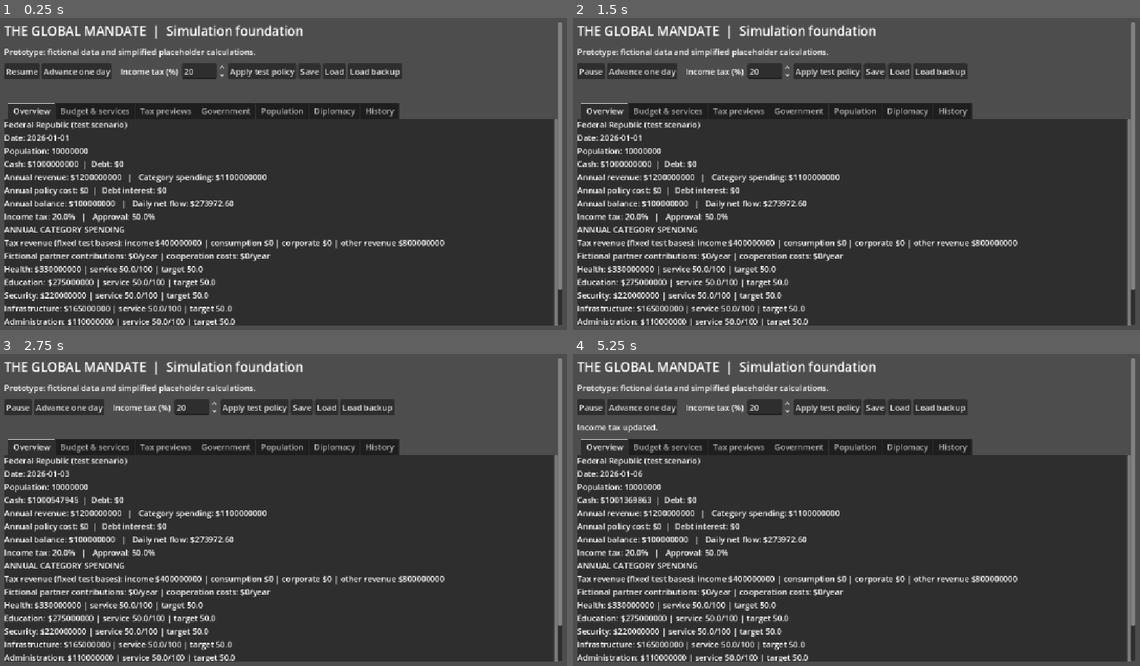
Above: before the commit, frames 1-4 (two rows, left to right).
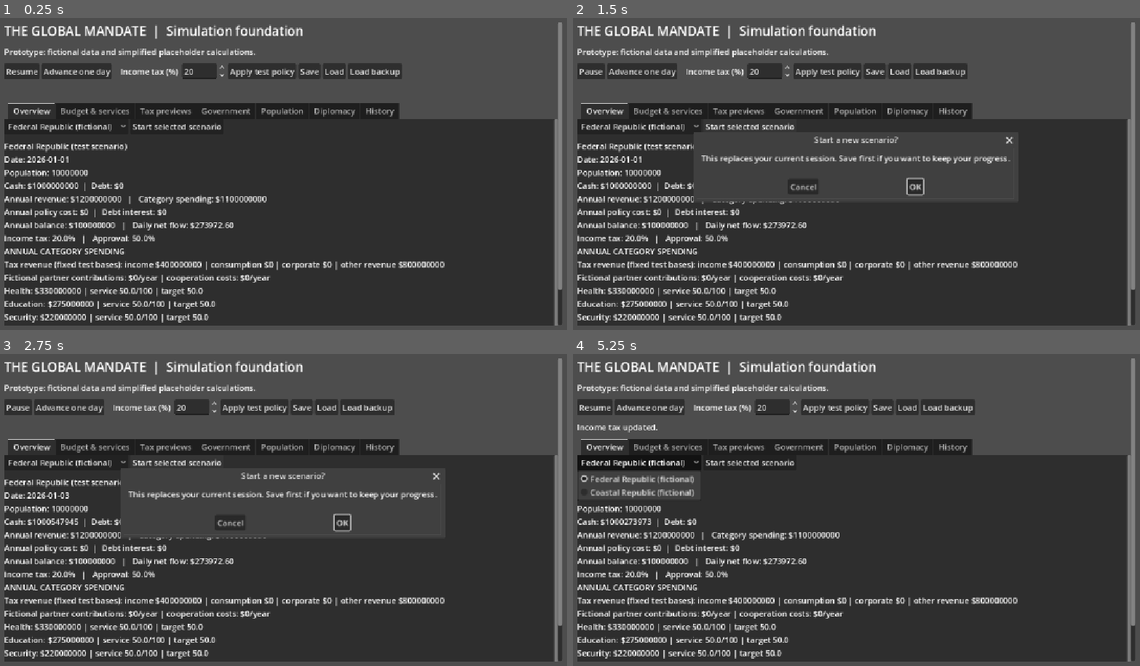
Above: after the commit, the same moments.

Repository: bhavishyadash/the-global-mandate
Game: Godot game, scene res://main.tscn
The game is run twice, just before and just after one commit, with the same random seed, the same clock (stepped at 60 frames per second) and the same inputs.
Inputs (mouse positions are in pixels of both pictures, inside the frame that each line leads up to):
- Up to frame 1 (0.25 s): no input
- Up to frame 2 (1.5 s): click "Resume" at 0.5 s; click (748, 127) at 1.25 s, where only the run after the commit has a clickable "Start selected scenario"
- Up to frame 3 (2.75 s): click (175, 463) at 2 s, where only the run after the commit has a clickable "Start selected scenario"
- Up to frame 4 (5.25 s): click (913, 522) at 2.75 s, where only the run after the commit has a clickable "OK"; click "Advance one day" at 3.5 s; click "Apply test policy" at 4.25 s; click (641, 463) at 5 s, where only the run after the commit has a clickable "Federal Republic (fictional)"

The runs differ from the first frame. In frame 1, 12% of the frame differs, in the area x 0-79%, y 32-99%; in frame 2, 13%; in frame 3, 13%; in frame 4, 14%, in the area x 0-79%, y 14-99%.

Commit message:
Session 52: select and start fictional scenarios

Diff:
--- /dev/null
+++ b/data/scenarios/coastal_test.json
@@ -0,0 +1,110 @@
+{
+  "version": 2,
+  "id": "coastal_test",
+  "description": "Fictional alternate starting state; not real-world data.",
+  "date": {
+    "year": 2026,
+    "month": 1,
+    "day": 1
+  },
+  "country": {
+    "id": "coastal_republic",
+    "name": "Coastal Republic (test scenario)",
+    "population": 8000000,
+    "treasury": 1000000000.0,
+    "debt": 0.0,
+    "annual_revenue": 1200000000.0,
+    "annual_spending": 1100000000.0,
+    "spending_categories": {
+      "Health": 330000000.0,
+      "Education": 275000000.0,
+      "Security": 220000000.0,
+      "Infrastructure": 165000000.0,
+      "Administration": 110000000.0
+    },
+    "income_tax_rate": 0.2,
+    "consumption_tax_rate": 0.0,
+    "corporate_tax_rate": 0.0,
+    "approval": 54.0
+  },
+  "politics": {
+    "groups": [
+      {
+        "name": "Lower income",
+        "share": 0.4,
+        "approval": 60.0,
+        "raw_approval": 60.0,
+        "service_bonus": 0.0,
+        "tax_sensitivity": 100.0
+      },
+      {
+        "name": "Middle income",
+        "share": 0.4,
+        "approval": 50.0,
+        "raw_approval": 50.0,
+        "service_bonus": 0.0,
+        "tax_sensitivity": 105.0
+      },
+      {
+        "name": "Higher income",
+        "share": 0.2,
+        "approval": 50.0,
+        "raw_approval": 50.0,
+        "service_bonus": 0.0,
+        "tax_sensitivity": 115.0
+      }
+    ],
+    "parties": [
+      {
+        "name": "Government",
+        "seats": 50,
+        "support": true
+      },
+      {
+        "name": "Reform Party",
+        "seats": 20,
+        "support": true
+      },
+      {
+        "name": "Opposition",
+        "seats": 30,
+        "support": false
+      }
+    ],
+    "procurement_policy": false,
+    "procurement_progress": 0,
+    "election_count": 0
+  },
+  "services": {
+    "levels": {
+      "Health": 50.0,
+      "Education": 50.0,
+      "Security": 50.0,
+      "Infrastructure": 50.0,
+      "Administration": 50.0
+    }
+  },
+  "institutions": {
+    "kind": "",
+    "status": "none",
+    "days": 0,
+    "progress": 0
+  },
+  "diplomacy": {
+    "relations": {
+      "maritime": 80.0,
+      "northern": -30.0
+    },
+    "cooldowns": {
+      "maritime": 0,
+      "northern": 0
+    },
+    "agreements": {
+      "maritime": 0,
+      "northern": 0
+    },
+    "active": "",
+    "progress": 0,
+    "proposal": ""
+  }
+}
--- a/tests/replay_test.gd
+++ b/tests/replay_test.gd
@@ -29,5 +29,9 @@
 	assert(not Replay.run(scenario, [{"day": 2, "decision": {}}, {"day": 1, "decision": {}}], 3).ok)
 	assert(not Replay.run(scenario, [], Replay.MAX_DAYS + 1).ok)
 	assert(Replay.run(scenario, [], 0).ok)
+	var coastal: Variant = World.Scenario.read_file("res://data/scenarios/coastal_test.json")
+	var coastal_run: Dictionary = Replay.run(coastal, [], 365)
+	assert(coastal_run.ok and coastal_run.world.scenario_id == "coastal_test")
+	assert(coastal_run.world.country.population == 8000000)
 	print("Replay checks passed")
 	quit(0)
--- a/tests/ui_test.gd
+++ b/tests/ui_test.gd
@@ -95,6 +95,14 @@
 	screen.speed = 1
 	screen._process(0.0)
 	assert(is_equal_approx(screen.elapsed, 0.0))
+	var before_invalid: Dictionary = screen.world.country.duplicate(true)
+	assert(not screen._start_scenario("res://data/scenarios/missing.json"))
+	assert(screen.world.country == before_invalid)
+	assert(screen._start_scenario("res://data/scenarios/coastal_test.json"))
+	assert(screen.world.scenario_id == "coastal_test" and screen.world.country.population == 8000000)
+	assert(screen.world.country.approval == 54.0 and screen.world.date.day == 1)
+	assert(not screen.running and screen.elapsed == 0.0 and screen.scenario_picker.selected == 1)
+	assert("Coastal Republic" in screen.summary.text)
 	screen.queue_free()
 	print("UI interaction checks passed")
 	quit(0)
--- a/tools/export_smoke.gd
+++ b/tools/export_smoke.gd
@@ -13,5 +13,10 @@
 		push_error("Packaged simulation did not advance.")
 		quit(1)
 		return
+	var alternate: Variant = World.Scenario.read_file("res://data/scenarios/coastal_test.json")
+	if not world.apply_scenario(alternate).is_empty() or world.scenario_id != "coastal_test":
+		push_error("Packaged alternate scenario did not initialize.")
+		quit(1)
+		return
 	print("Packaged scenario checks passed")
 	quit(0)
--- a/ui/main.gd
+++ b/ui/main.gd
@@ -2,6 +2,10 @@
 
 const World = preload("res://simulation/world.gd")
 const Decisions = preload("res://simulation/decisions.gd")
+const SCENARIOS := [
+	{"id": "test_republic", "name": "Federal Republic (fictional)", "path": "res://data/scenarios/test_republic.json"},
+	{"id": "coastal_test", "name": "Coastal Republic (fictional)", "path": "res://data/scenarios/coastal_test.json"},
+]
 const MAX_DAYS_PER_FRAME := 30
 var world = World.new()
 var running := false
@@ -35,6 +39,8 @@
 var diplomacy_summary: Label
 var proposal_picker: OptionButton
 var event_filter: OptionButton
+var scenario_picker: OptionButton
+var new_game_confirmation: ConfirmationDialog
 const SAVE_PATH := "user://prototype_save.json"
 
 func _ready() -> void:
@@ -231,6 +237,22 @@
 	var decisions := _make_dashboard_tab("History")
 	for node in [summary, explanation]:
 		node.reparent(overview)
+	var scenario_controls := HBoxContainer.new()
+	overview.add_child(scenario_controls)
+	overview.move_child(scenario_controls, 0)
+	scenario_picker = OptionButton.new()
+	for entry in SCENARIOS:
+		scenario_picker.add_item(entry.name)
+	scenario_controls.add_child(scenario_picker)
+	var new_game_button := Button.new()
+	new_game_button.text = "Start selected scenario"
+	scenario_controls.add_child(new_game_button)
+	new_game_confirmation = ConfirmationDialog.new()
+	new_game_confirmation.title = "Start a new scenario?"
+	new_game_confirmation.dialog_text = "This replaces your current session. Save first if you want to keep your progress."
+	add_child(new_game_confirmation)
+	new_game_button.pressed.connect(func(): new_game_confirmation.popup_centered())
+	new_game_confirmation.confirmed.connect(_confirm_new_scenario)
 	for node in [budget_controls, category_controls, spending_preview, category_preview]:
 		node.reparent(finances)
 	var forecast_button := Button.new()
@@ -358,6 +380,38 @@
 	world.advance_day()
 	_refresh()
 
+func _confirm_new_scenario() -> void:
+	if scenario_picker.selected < 0:
+		status.text = "Select a built-in scenario first."
+		return
+	_start_scenario(SCENARIOS[scenario_picker.selected].path)
+
+func _start_scenario(path: String) -> bool:
+	var error: String = world.apply_scenario(World.Scenario.read_file(path))
+	if not error.is_empty():
+		status.text = "Could not start scenario: " + error
+		return false
+	running = false
+	elapsed = 0.0
+	pause_button.text = "Resume"
+	tax.value = world.country.income_tax_rate * 100.0
+	_additional_tax_selected(additional_tax_picker.selected)
+	spending.value = world.country.annual_spending / 1000000.0
+	_category_selected(category_picker.selected)
+	event_filter.select(0)
+	_sync_scenario_picker()
+	status.text = "Scenario started and paused."
+	_refresh()
+	return true
+
+func _sync_scenario_picker() -> void:
+	for i in range(SCENARIOS.size()):
+		if SCENARIOS[i].id == world.scenario_id:
+			scenario_picker.select(i)
+			return
+	# An externally authored saved scenario may not be in the built-in catalog.
+	scenario_picker.select(-1)
+
 func _apply_tax() -> void:
 	status.text = Decisions.execute(world, {"id": "set_income_tax", "args": {"rate": tax.value / 100.0}}).message
 	_refresh()
@@ -448,6 +502,7 @@
 		_additional_tax_selected(additional_tax_picker.selected)
 		spending.value = world.country.annual_spending / 1000000.0
 		_category_selected(category_picker.selected)
+		_sync_scenario_picker()
 		status.text = "Game loaded and paused."
 		_refresh()
 	else:
Not shown, changed: docs/GAME_DEVELOPMENT_REPORT.md
Not shown, changed: docs/SESSION_52.md
